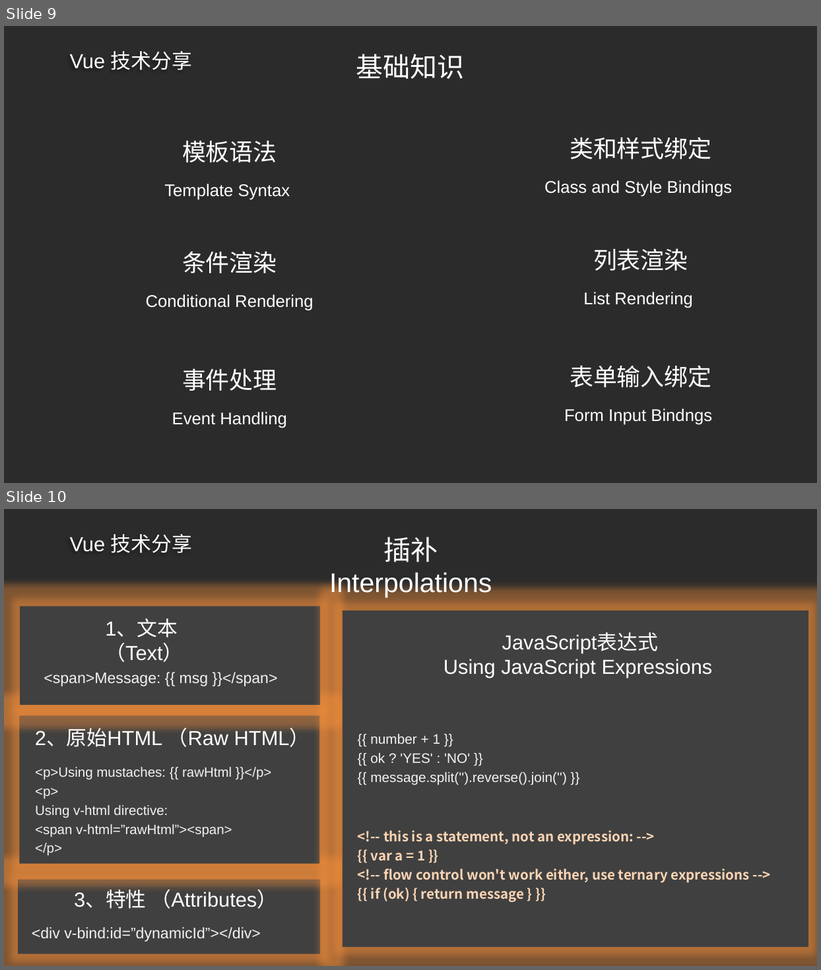
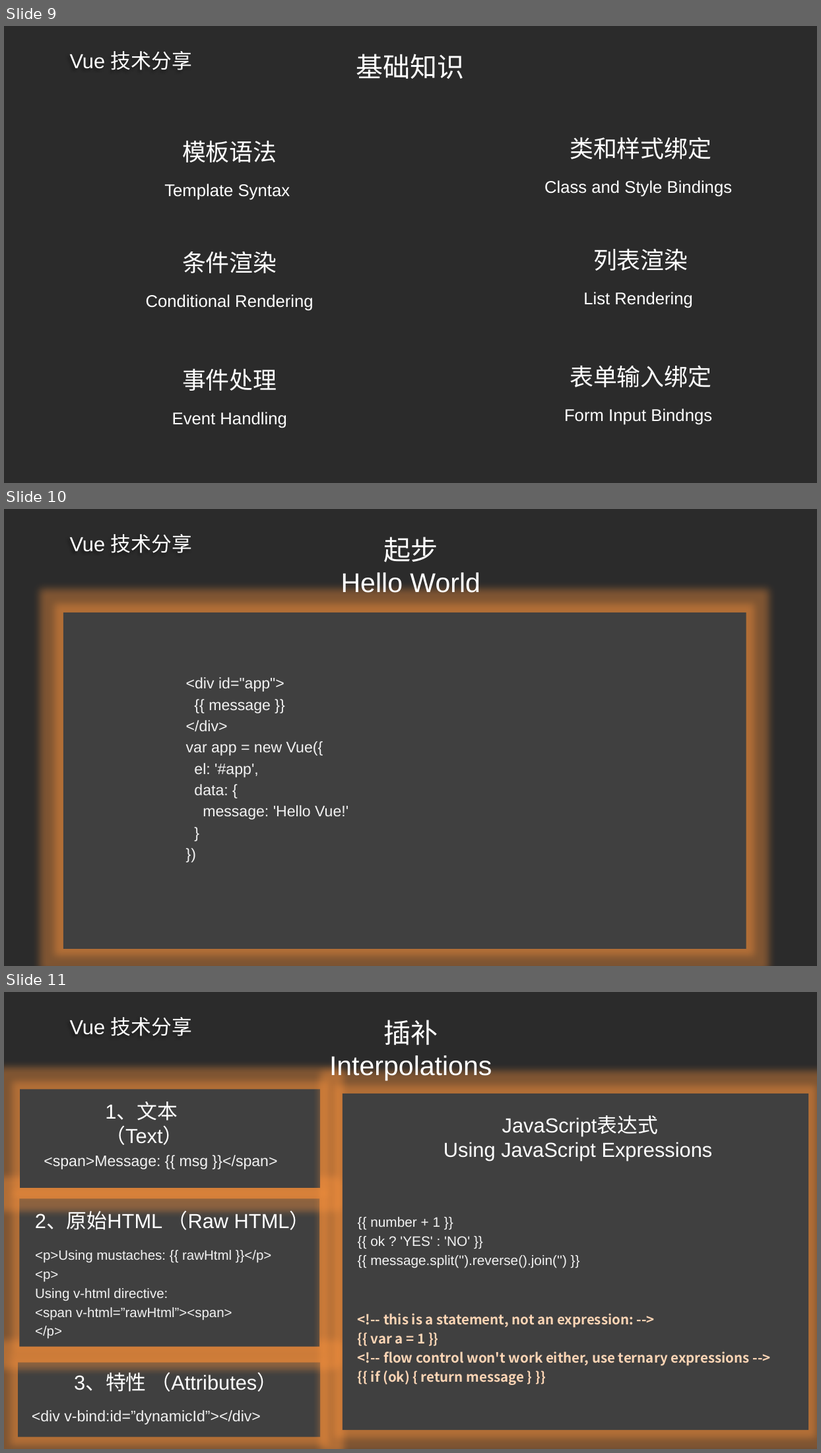
Before and after one commit to ldjdd/traing-library, a slide deck: vue/演示文稿.pptx. Shown one above the other, each under a label of ours: slides 9 and 10 before the commit, slides 9, 10 and 11 after it. The pictures are 821x970 and 821x1453 pixels, drawn with LibreOffice and Linux fonts; fonts in the diff are those of the drawing; background and template pictures are left out; a plain dark background stands for a picture behind light text. Boxes give left, top, right and bottom in pixels: in the first picture for what was removed or moved away, otherwise in the second. Text is boxed around its words. In the diff, an @@ line names an element or a change of style, - is before the commit and + after.

```diff
--- a/vue/演示文稿.pptx
+++ b/vue/演示文稿.pptx
@@ slide 10 added at (4, 509, 817, 966), background picture (left out); not listed: 1 template element that a slide beside it also shows @@
@@ title added at (341, 537, 481, 593), 32 pt, text #FFFFFF @@
+起步
+Hello World
@@ rectangle added at (63, 613, 746, 949), fill #404040 @@
@@ text added at (186, 677, 349, 820), 18 pt, text #F2F2F2 @@
+<div id="app">
+{{ message }}
+</div>
+var app = new Vue({
+el: '#app',
+data: {
+message: 'Hello Vue!'
+}
+})
@@ what was slide 10 is now slide 11 @@
```
Also in this commit, not shown: 2 slides changed, 4 other slides added, 2 other files.
